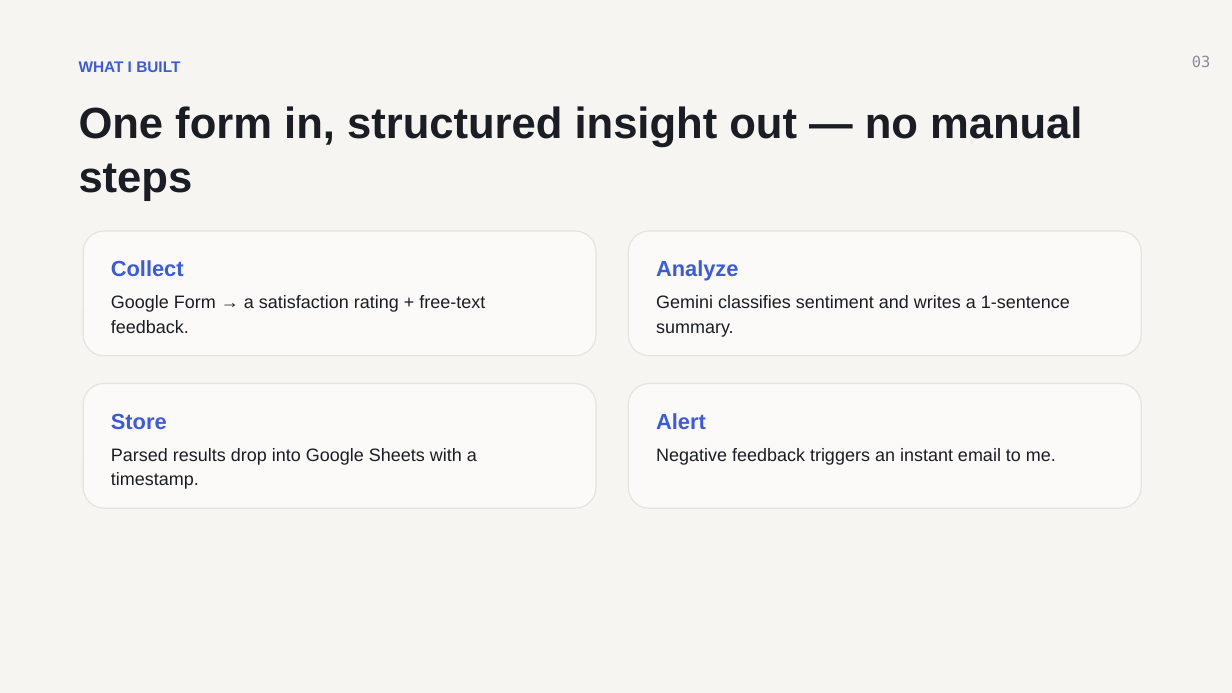
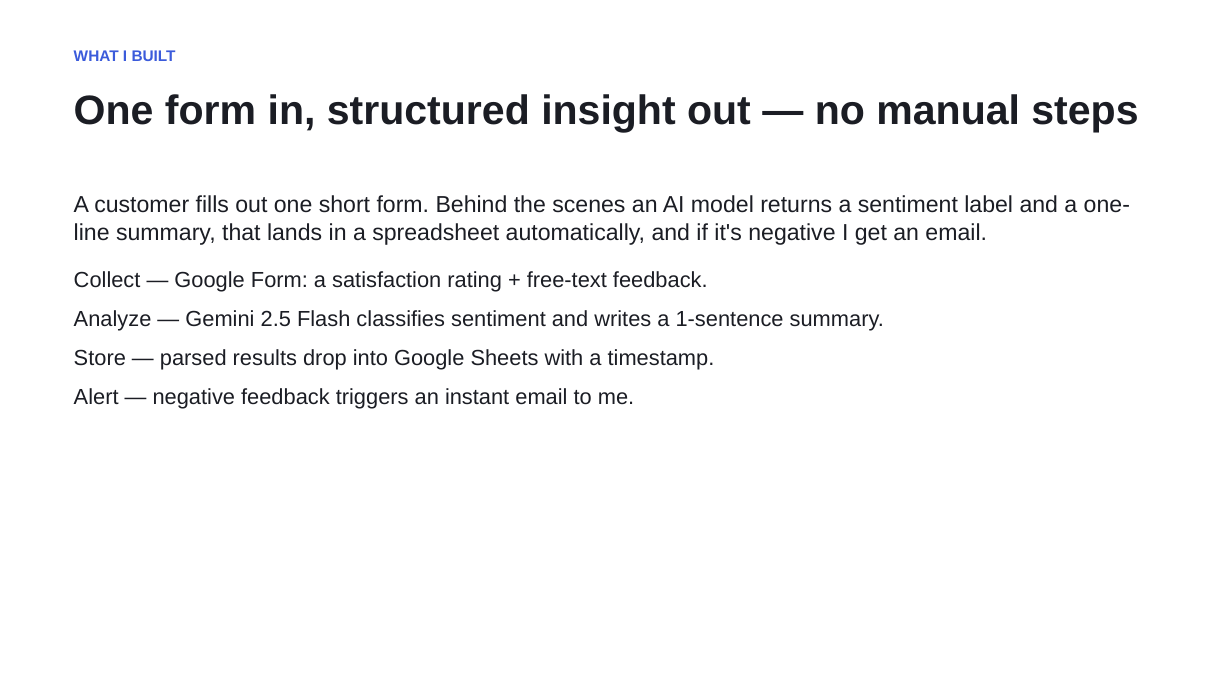
Before and after one commit to JasonTeixeira/tripleten-ai-automation-portfolio, a slide deck: slide 3 of projects/automated-feedback-analysis/Automated-Feedback-Analysis-Jason-Teixeira.pptx. Drawn at 1232x693 pixels with LibreOffice and Linux fonts; fonts in the diff are those of the drawing. Boxes give left, top, right and bottom in pixels: in the first picture for what was removed or moved away, otherwise in the second. Text is boxed around its words. In the diff, an @@ line names an element or a change of style, - is before the commit and + after.

Commit message:
feat: complete feedback-analysis project — live Make scenario, real run artifacts, submission links
- Built and verified the 5-module Make scenario (Forms -> Gemini 2.5 Flash ->
  Parse JSON -> Sheets -> Gmail with Negative-only filter); scheduling ON
- 7 real form responses processed: 3 Positive / 2 Neutral / 2 Negative,
  2 alert emails delivered
- Prompt hardened after a borderline case flip-flopped across runs
  (explicit classification rules; temp 0.2)
- Real screenshots (workflow, sheet, alert email) + exported blueprint.json
- Rebuilt the deck with embedded screenshots and live links; published as
  Google Slides; Sheet + blueprint shared view-only
- README/PRESENTATION prose pass + submission links filled in

```diff
--- a/projects/automated-feedback-analysis/Automated-Feedback-Analysis-Jason-Teixeira.pptx
+++ b/projects/automated-feedback-analysis/Automated-Feedback-Analysis-Jason-Teixeira.pptx
@@ rectangle removed at bbox=[0, 0, 1232, 693] @@
@@ text "WHAT I BUILT": place and size @@
-text "WHAT I BUILT" at bbox=[79, 59, 180, 75]
+text "WHAT I BUILT" at bbox=[74, 50, 176, 61]
@@ text "WHAT I BUILT" at bbox=[74, 50, 176, 61]: line spacing 1.08 to 1 @@
@@ text removed at bbox=[1192, 55, 1210, 67] @@
-03
@@ text "One form in, structured insight ...": place and size @@
-text "One form in, structured insight ..." at bbox=[79, 106, 1082, 201]
+text "One form in, structured insight ..." at bbox=[74, 94, 1138, 132]
@@ text "One form in, structured insight ..." at bbox=[74, 94, 1138, 132]: size 34 to 32 pt; line spacing 1.02 to 1 @@
@@ text added at bbox=[74, 195, 1130, 408], 17 pt, text #1B1D24 @@
+A customer fills out one short form. Behind the scenes an AI model returns a sentiment label and a one-line summary, that lands in a spreadsheet automatically, and if it's negative I get an email.
+Collect — Google Form: a satisfaction rating + free-text feedback.
+Analyze — Gemini 2.5 Flash classifies sentiment and writes a 1-sentence summary.
+Store — parsed results drop into Google Sheets with a timestamp.
+Alert — negative feedback triggers an instant email to me.
@@ rounded rectangle removed at bbox=[83, 231, 596, 356] @@
@@ rounded rectangle removed at bbox=[628, 231, 1141, 356] @@
@@ text removed at bbox=[111, 260, 485, 333] @@
-Collect
-Google Form → a satisfaction rating + free-text feedback.
@@ text removed at bbox=[656, 260, 1070, 337] @@
-Analyze
-Gemini classifies sentiment and writes a 1-sentence summary.
@@ rounded rectangle removed at bbox=[83, 384, 596, 508] @@
@@ rounded rectangle removed at bbox=[628, 384, 1141, 508] @@
@@ text removed at bbox=[111, 413, 477, 489] @@
-Store
-Parsed results drop into Google Sheets with a timestamp.
@@ text removed at bbox=[656, 413, 1056, 465] @@
-Alert
-Negative feedback triggers an instant email to me.
```
Also in this commit, not shown: 7 other slides changed, 2 slides added, 2 slides removed, 10 other files.
